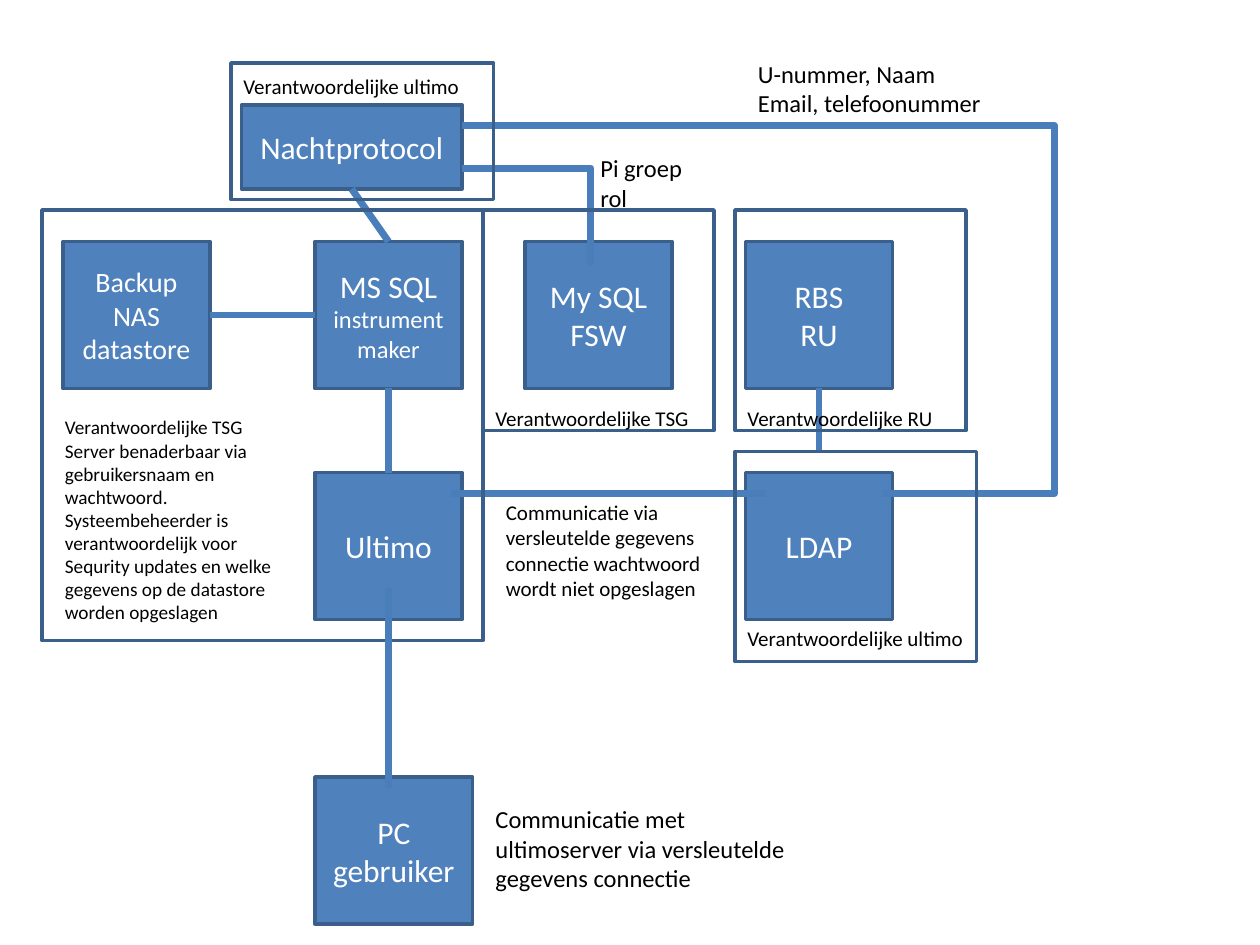
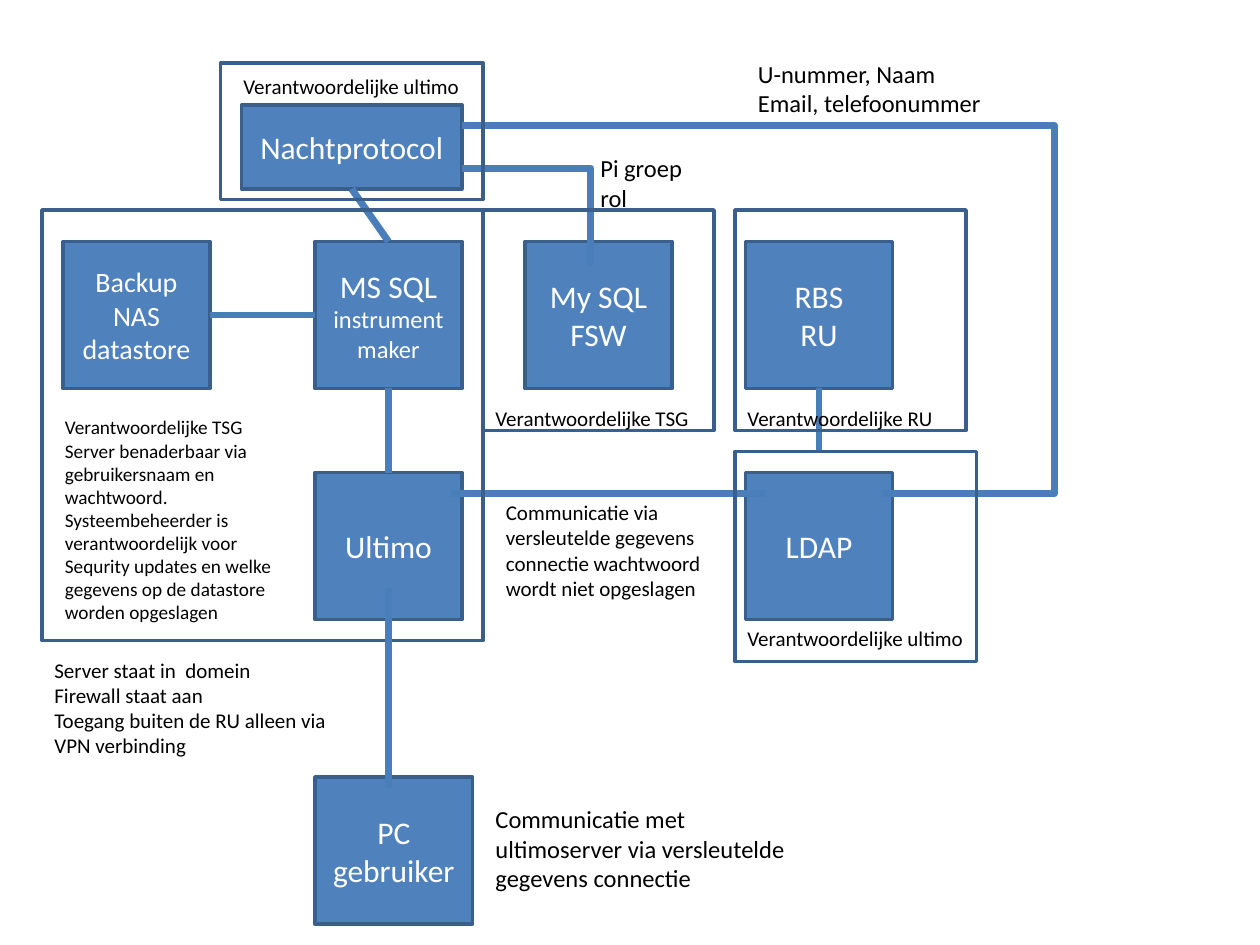
Before and after one commit to nhermesdorf/Ulitmo-flowchart, a slide deck: slide 1 of flowchart.pptx. Drawn at 1260x945 pixels with LibreOffice and Linux fonts; fonts in the diff are those of the drawing. Boxes give left, top, right and bottom in pixels: in the first picture for what was removed or moved away, otherwise in the second. Text is boxed around its words. In the diff, an @@ line names an element or a change of style, - is before the commit and + after.

```diff
--- a/flowchart.pptx
+++ b/flowchart.pptx
@@ rectangle: place and size @@
-rectangle at [231, 63, 493, 199]
+rectangle at [220, 63, 483, 199]
@@ text added at [54, 663, 325, 757], 12 pt, text #000000 @@
+Server staat in domein
+Firewall staat aan
+Toegang buiten de RU alleen via VPN verbinding
```
Also in this commit, not shown: 1 other file.
